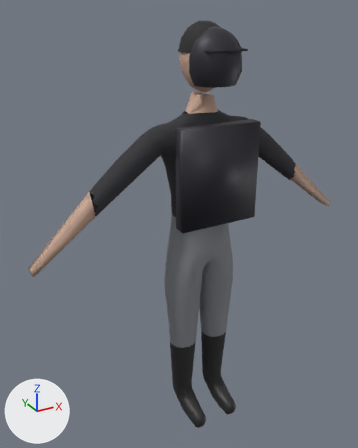
What one commit did to the glTF model assets/optimized/lod1/player_umpire.glb.
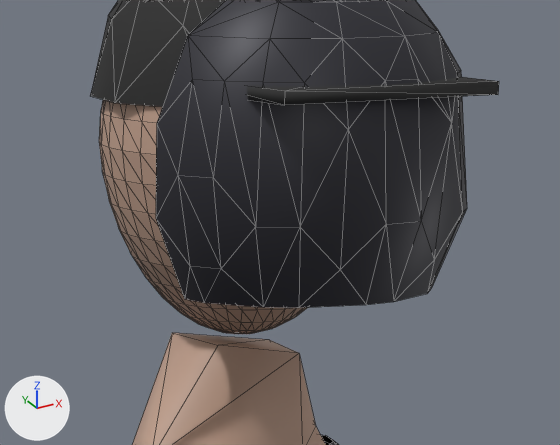
Each version appears first whole from a camera (50 mm lens) standing at (-1.081, -1.77, 1.919) and looking at (-0.085, 0.04, 1.014), and next in a close-up on the part from 45% to 72% of the width and 8% to 25% of the height. The lights are fixed; the arrows at lower left show +X, +Y and +Z. The last two pictures show the newer version. The close-ups show mesh edges as thin lines. Vertices at exactly the same position are counted once.

Names of what the first close-up shows: 'Body', 'Gear_Cap', 'Gear_CatcherMask'.
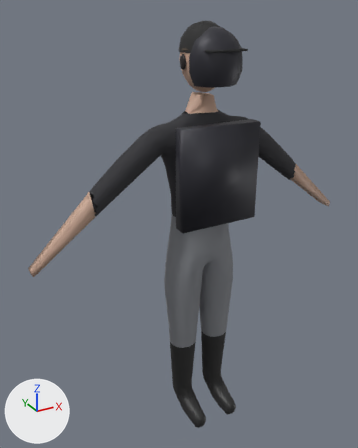
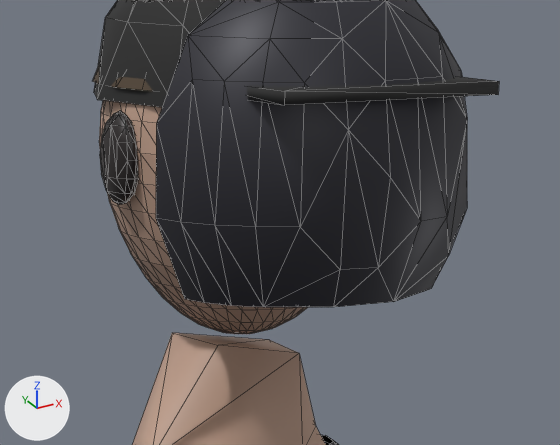
The edits, one by one:
Material 'hair' (mat_hair) is new.
Its base color is (0.09, 0.06, 0.035) (brown #554535).
Its roughness is 0.7.
Material 'face_features' (mat_face_features) is new.
Its base color is (0.02, 0.015, 0.015) (black #272121).
Its roughness is 0.4.
me_gear_cap is used by ob_gear_cap; location (0.0, 0.0, 0.0).
me_gear_cap had 57 vertices, 96 faces and spanned x -0.098..0.098, y -0.188..0.106, z 1.755..1.867.
me_gear_cap now has 57 vertices, 96 faces and spans x -0.095..0.095, y -0.188..0.103, z 1.755..1.867.
Part 1, on me_gear_cap:
15 vertices are removed from x -0.098..0.098, y -0.122..0.106, z 1.755..1.867.
48 faces are deleted.
1 vertex moves from x 0.069, y 0.073, z 1.755 to x 0.085, y 0.049, z 1.755.
15 vertices are added at x -0.095..0.095, y -0.118..0.102, z 1.755..1.867.
48 new faces join them.
me_gear_catchermask is used by ob_gear_catchermask; location (0.0, 0.0, 0.0).
me_gear_catchermask had 57 vertices, 91 faces and spanned x -0.112..0.112, y -0.185..-0.082, z 1.639..1.85.
me_gear_catchermask now has 55 vertices, 88 faces and spans x -0.112..0.112, y -0.188..-0.082, z 1.639..1.85.
Part 2, on me_gear_catchermask:
13 vertices are removed from x -0.111..0.079, y -0.185..-0.111, z 1.639..1.801.
47 faces are deleted.
11 vertices are added at x -0.108..0.079, y -0.188..-0.104, z 1.639..1.847.
44 new faces join them.
Mesh me_face_hair is new.
It has 56 vertices, 86 faces and spans x -0.094..0.094, y -0.112..0.108, z 1.764..1.856.
It uses material mat_hair (brown #554535).
Mesh me_face_details is new.
It has 272 vertices, 504 faces and spans x -0.101..0.101, y -0.121..0.017, z 1.663..1.781.
It uses material mat_face_features (black #272121).
Object 'Face_Hair' (ob_face_hair) is new; it shows me_face_hair.
Its location is (0.0, 0.0, 0.0).
Object 'Face_Details' (ob_face_details) is new; it shows me_face_details.
Its location is (0.0, 0.0, 0.0).

Pixel boxes (x1, y1, x2, y2) of what changed, in the close-ups (560 x 445 px; the box of a moved part takes in the faces that stretch with it):
'Gear_CatcherMask', reshaped: before (156, 0, 467, 308); after (156, 0, 467, 307)
'Gear_Cap', reshaped: before (91, 0, 499, 107); after (94, 0, 499, 107)
'Face_Details', added: after (100, 111, 138, 205)
'Face_Hair', added (brown): after (93, 66, 152, 91)
part 1 of me_gear_cap, moved or reshaped: before (91, 0, 189, 107); after (94, 0, 189, 107)
